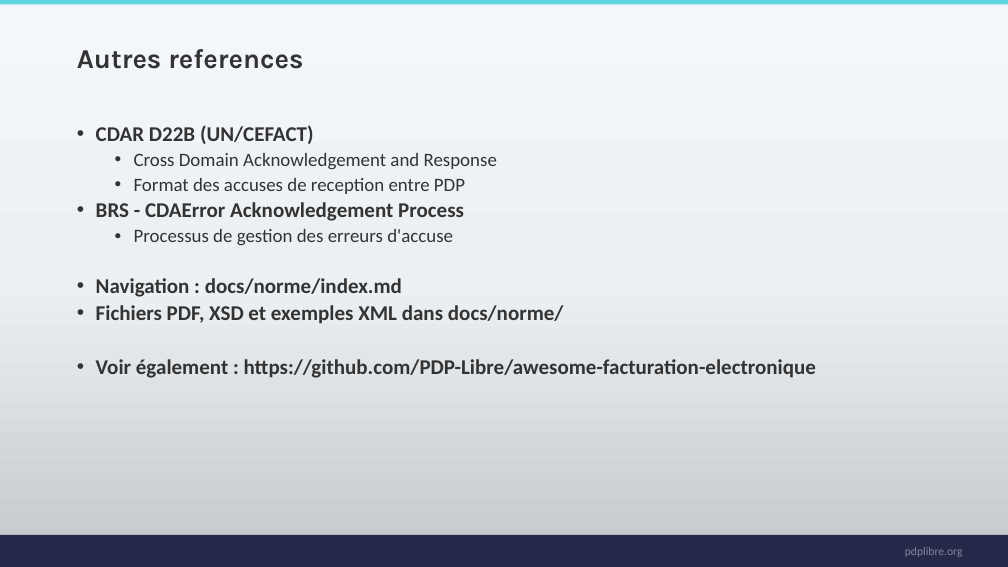
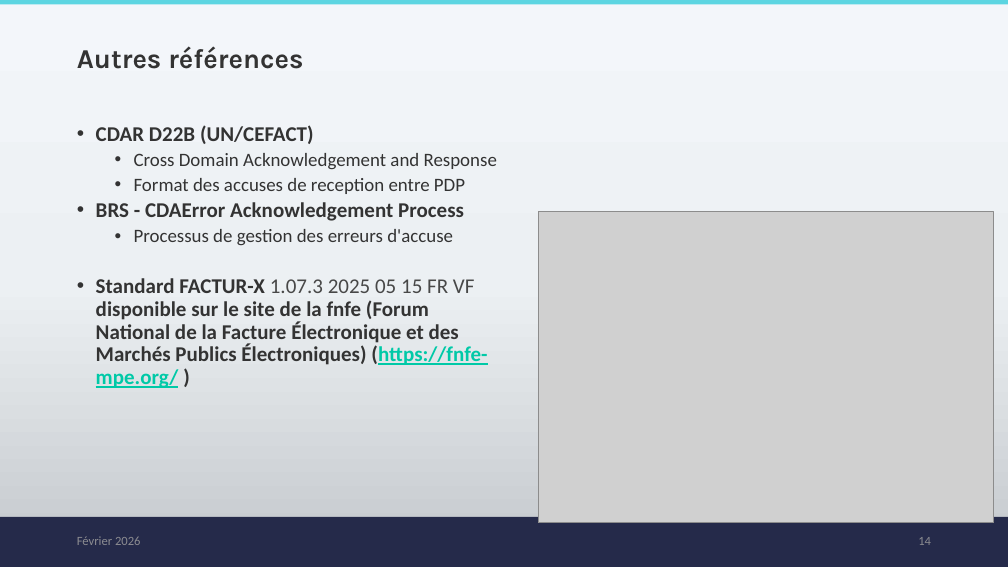
Before and after one commit to PDP-Libre/PA_Communautaire, a slide deck: slide 14 of docs/00_onboarding/onboarding.pptx (slide 13 before the commit). Drawn at 1008x567 pixels with LibreOffice and Linux fonts; fonts in the diff are those of the drawing; grey boxes stand for pictures; background and template pictures are left out. Boxes give left, top, right and bottom in pixels: in the first picture for what was removed or moved away, otherwise in the second. Text is boxed around its words. In the diff, an @@ line names an element or a change of style, - is before the commit and + after.

```diff
--- a/docs/00_onboarding/onboarding.pptx
+++ b/docs/00_onboarding/onboarding.pptx
@@ title at [77,46,303,69]: text changed @@
-Autres references
+Autres références
@@ picture added at [538,212,994,523] @@
@@ text at [96,278,487,388]: text changed @@
-• Navigation : docs/norme/index.md
-• Fichiers PDF, XSD et exemples XML dans docs/norme/
-• Voir également : https://github.com/PDP-Libre/awesome-facturation-electronique
+• Standard FACTUR-X 1.07.3 2025 05 15 FR VF disponible sur le site de la fnfe (Forum National de la Facture Électronique et des Marchés Publics Électroniques) (https://fnfe-mpe.org/ )
@@ rectangle: place and size @@
-rectangle at [0,535,1008,567]
+rectangle at [0,517,1008,567]
@@ text added at [77,536,141,545], 12 pt, text #8D8D92 @@
+Février 2026
@@ page number added at [918,537,931,545], 12 pt, text #8D8D92 @@
+14
@@ text removed at [905,547,963,557] @@
-pdplibre.org
```
Also in this commit, not shown: 40 other slides changed, 1 slide added.
